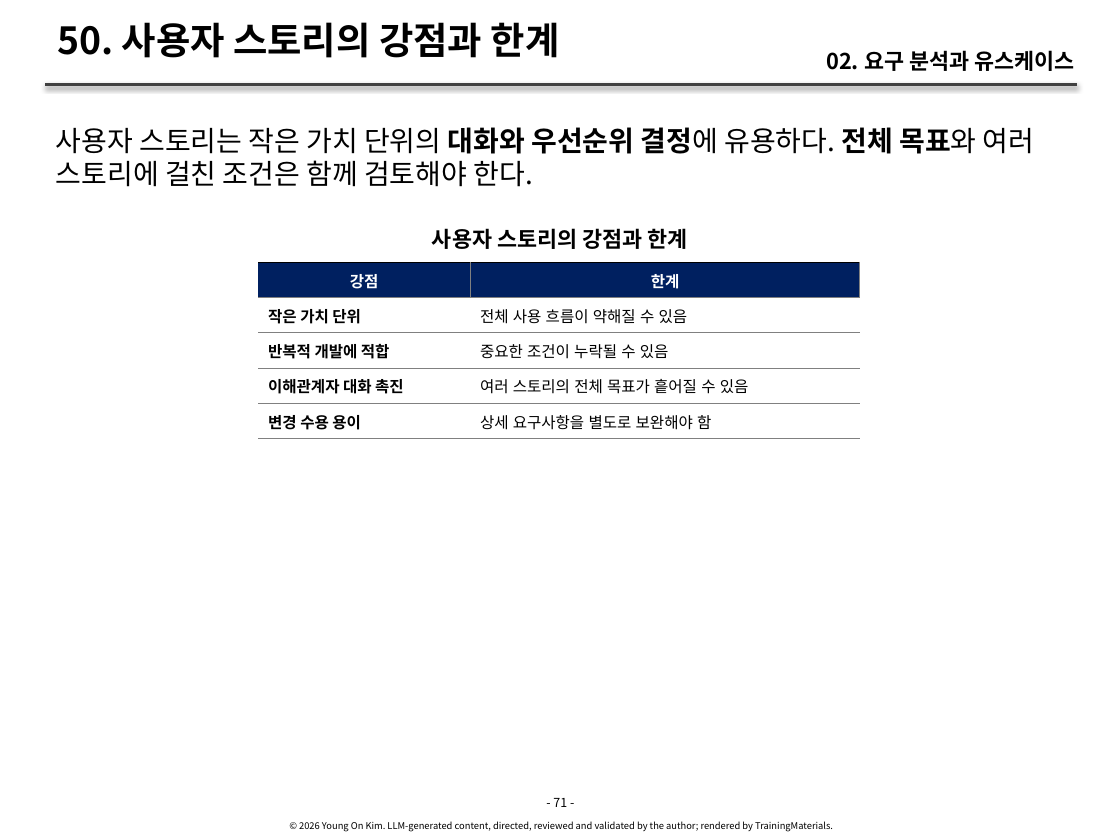
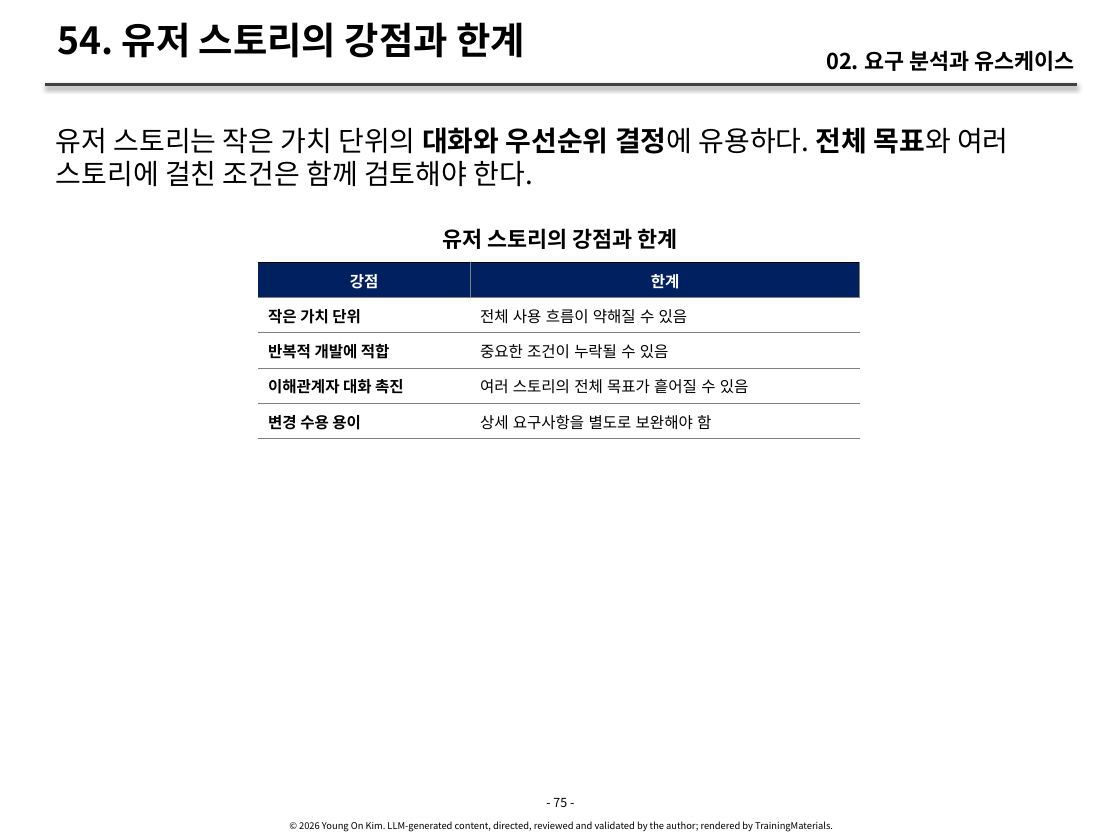
Before and after one commit to YoungSan77/TrainingMaterials, a slide deck: slide 75 of courses/ooad/sessions/s02.pptx (slide 71 before the commit). Drawn at 1120x840 pixels with LibreOffice and Linux fonts; fonts in the diff are those of the drawing. Boxes give left, top, right and bottom in pixels: in the first picture for what was removed or moved away, otherwise in the second. Text is boxed around its words. In the diff, an @@ line names an element or a change of style, - is before the commit and + after.

```diff
--- a/courses/ooad/sessions/s02.pptx
+++ b/courses/ooad/sessions/s02.pptx
@@ title at (57,22,525,58): text changed @@
-50. 사용자 스토리의 강점과 한계
+54. 유저 스토리의 강점과 한계
@@ text at (56,127,1008,187): text changed @@
-사용자 스토리는 작은 가치 단위의 대화와 우선순위 결정에 유용하다. 전체 목표와 여러 스토리에 걸친 조건은 함께 검토해야 한다.
+유저 스토리는 작은 가치 단위의 대화와 우선순위 결정에 유용하다. 전체 목표와 여러 스토리에 걸친 조건은 함께 검토해야 한다.
@@ text at (442,228,677,249): text changed @@
-사용자 스토리의 강점과 한계
+유저 스토리의 강점과 한계
@@ text at (553,798,567,807): text changed @@
-- 71 -
+- 75 -
```
Also in this commit, not shown: 24 other slides changed, 7 slides added, 46 other files.
